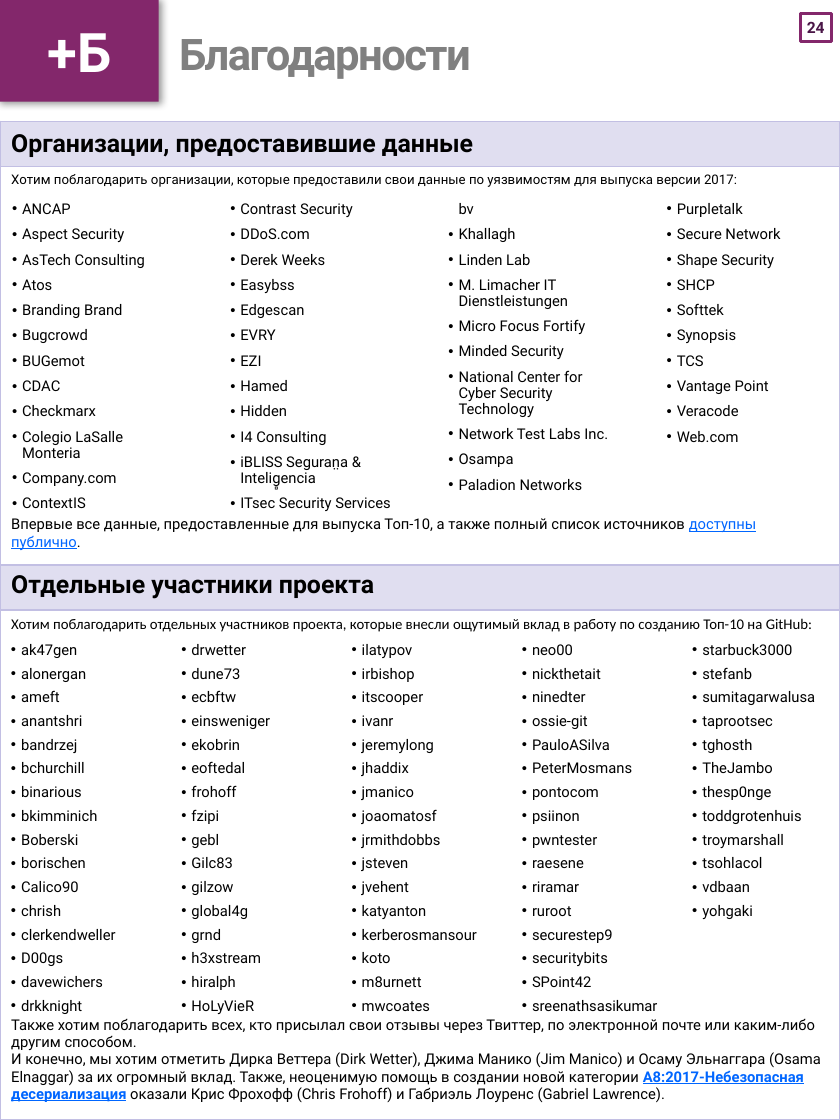
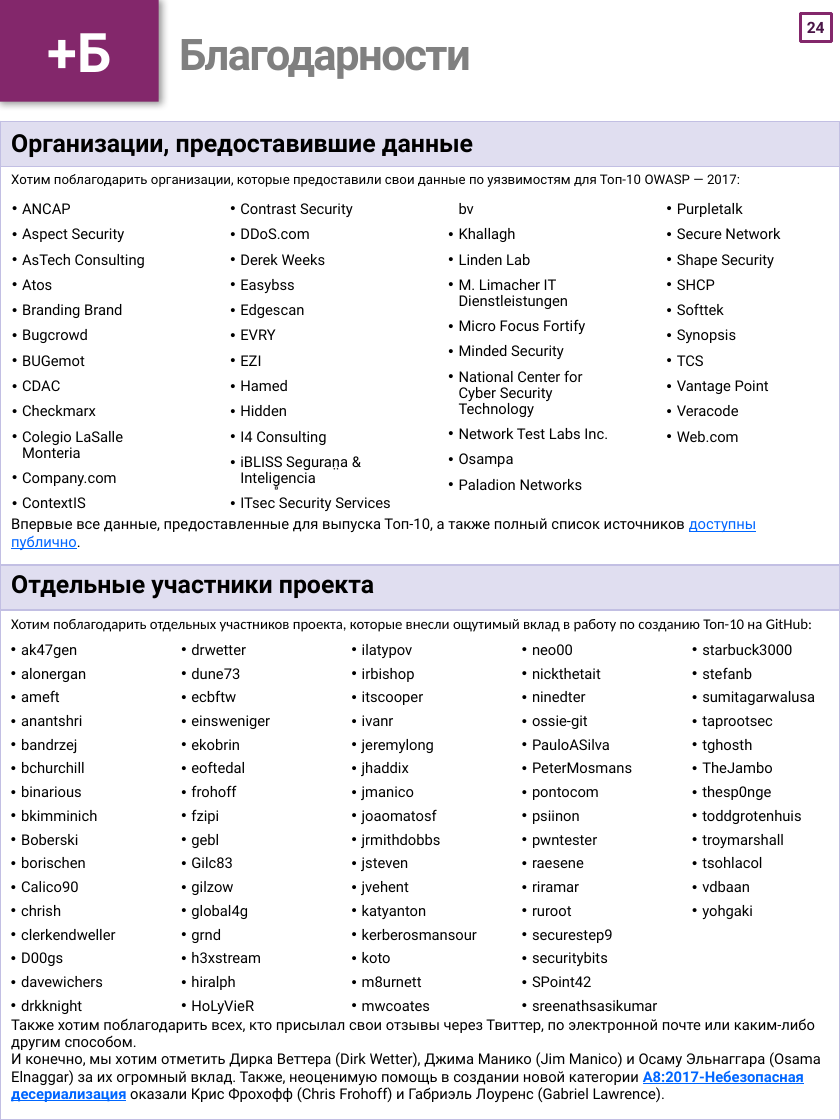
Before and after one commit to OWASP/Top10, a slide deck: slide 25 of 2017/OWASP Top 10-2017-ru.pptx. Drawn at 840x1120 pixels with LibreOffice and Linux fonts; fonts in the diff are those of the drawing. Boxes give left, top, right and bottom in pixels: in the first picture for what was removed or moved away, otherwise in the second. Text is boxed around its words. In the diff, an @@ line names an element or a change of style, - is before the commit and + after.

```diff
--- a/2017/OWASP Top 10-2017-ru.pptx
+++ b/2017/OWASP Top 10-2017-ru.pptx
@@ table at box(0, 121, 840, 1120) @@
-row 2, column 1: Хотим поблагодарить организации, которые предоставили свои данные по уязвимостям для выпуска версии 2017: / Впервые все данные, предоставленные для выпуска Топ-10, а также полный список источников доступны публично.
+row 2, column 1: Хотим поблагодарить организации, которые предоставили свои данные по уязвимостям для Топ-10 OWASP — 2017: / Впервые все данные, предоставленные для выпуска Топ-10, а также полный список источников доступны публично.
```
Also in this commit, not shown: 19 other slides changed, 14 other files.
